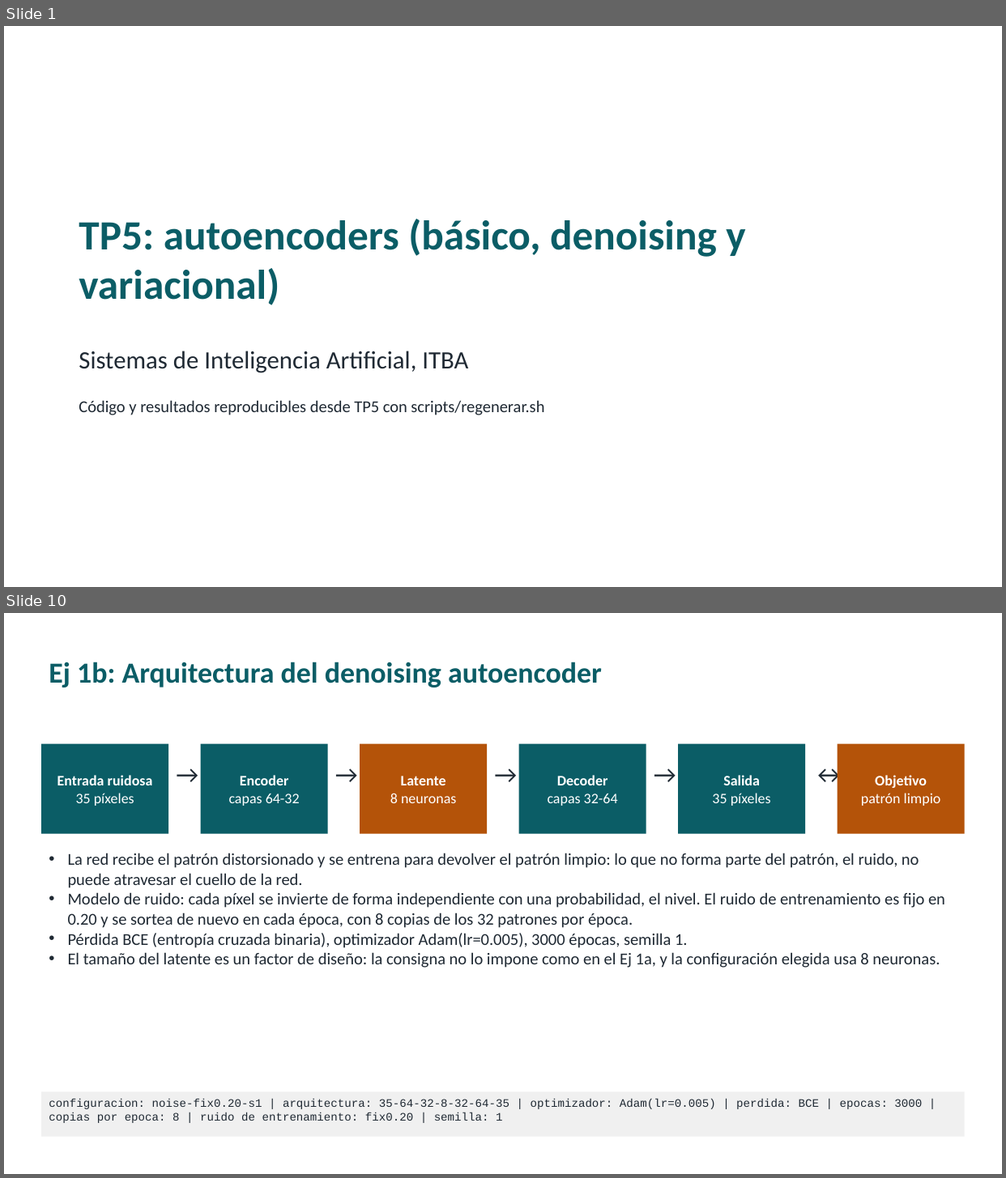
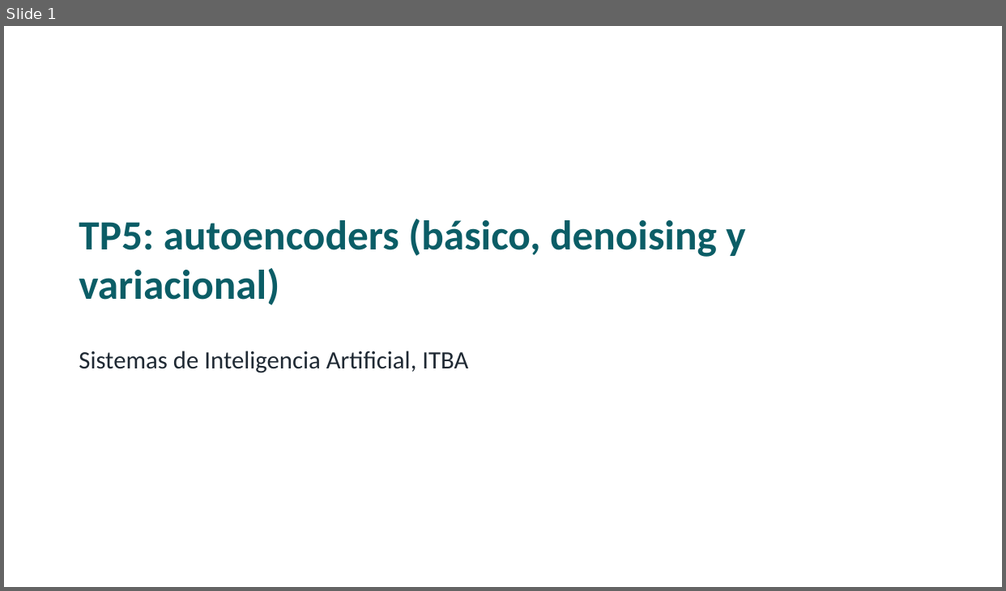
Before and after one commit to ldicandia/SIA-G3, a slide deck: TP5/presentacion/TP5-autoencoders.pptx. Shown one above the other, each under a label of ours: slides 1 and 10 before the commit, slide 1 after it; the slides between them are not shown. The pictures are 1006x1178 and 1006x591 pixels, drawn with LibreOffice and Linux fonts; fonts in the diff are those of the drawing. Boxes give left, top, right and bottom in pixels: in the first picture for what was removed or moved away, otherwise in the second. Text is boxed around its words. In the diff, an @@ line names an element or a change of style, - is before the commit and + after.

```diff
--- a/TP5/presentacion/TP5-autoencoders.pptx
+++ b/TP5/presentacion/TP5-autoencoders.pptx
@@ slide 10 removed at [4, 613, 1002, 1174], background #FFFFFF @@
@@ title removed at [49, 662, 602, 688] @@
-Ej 1b: Arquitectura del denoising autoencoder
@@ rectangle removed at [41, 744, 168, 834] @@
-Entrada ruidosa
-35 píxeles
@@ text removed at [168, 756, 201, 800] @@
-→
@@ rectangle removed at [201, 744, 328, 834] @@
-Encoder
-capas 64-32
@@ text removed at [328, 756, 360, 800] @@
-→
@@ rectangle removed at [360, 744, 487, 834] @@
-Latente
-8 neuronas
@@ text removed at [487, 756, 519, 800] @@
-→
@@ rectangle removed at [519, 744, 646, 834] @@
-Decoder
-capas 32-64
@@ text removed at [646, 756, 679, 800] @@
-→
@@ rectangle removed at [679, 744, 806, 834] @@
-Salida
-35 píxeles
@@ text removed at [806, 756, 838, 800] @@
-↔
@@ rectangle removed at [837, 744, 965, 834] @@
-Objetivo
-patrón limpio
@@ text removed at [68, 853, 945, 968] @@
-• La red recibe el patrón distorsionado y se entrena para devolver el patrón limpio: lo que no forma parte del patrón, el ruido, no puede atravesar el cuello de la red.
-• Modelo de ruido: cada píxel se invierte de forma independiente con una probabilidad, el nivel. El ruido de entrenamiento es fijo en 0.20 y se sortea de nuevo en cada época, con 8 copias de los 32 patrones por época.
-• Pérdida BCE (entropía cruzada binaria), optimizador Adam(lr=0.005), 3000 épocas, semilla 1.
-• El tamaño del latente es un factor de diseño: la consigna no lo impone como en el Ej 1a, y la configuración elegida usa 8 neuronas.
@@ rectangle removed at [41, 1093, 965, 1137] @@
-configuracion: noise-fix0.20-s1 | arquitectura: 35-64-32-8-32-64-35 | optimizador: Adam(lr=0.005) | perdida: BCE | epocas: 3000 | copias por epoca: 8 | ruido de entrenamiento: fix0.20 | semilla: 1
@@ slide 1 changed as well @@
@@ text removed at [79, 400, 544, 416] @@
-Código y resultados reproducibles desde TP5 con scripts/regenerar.sh
```
Also in this commit, not shown: 7 other slides changed, 18 slides added, 20 other slides removed, 22 other files.
